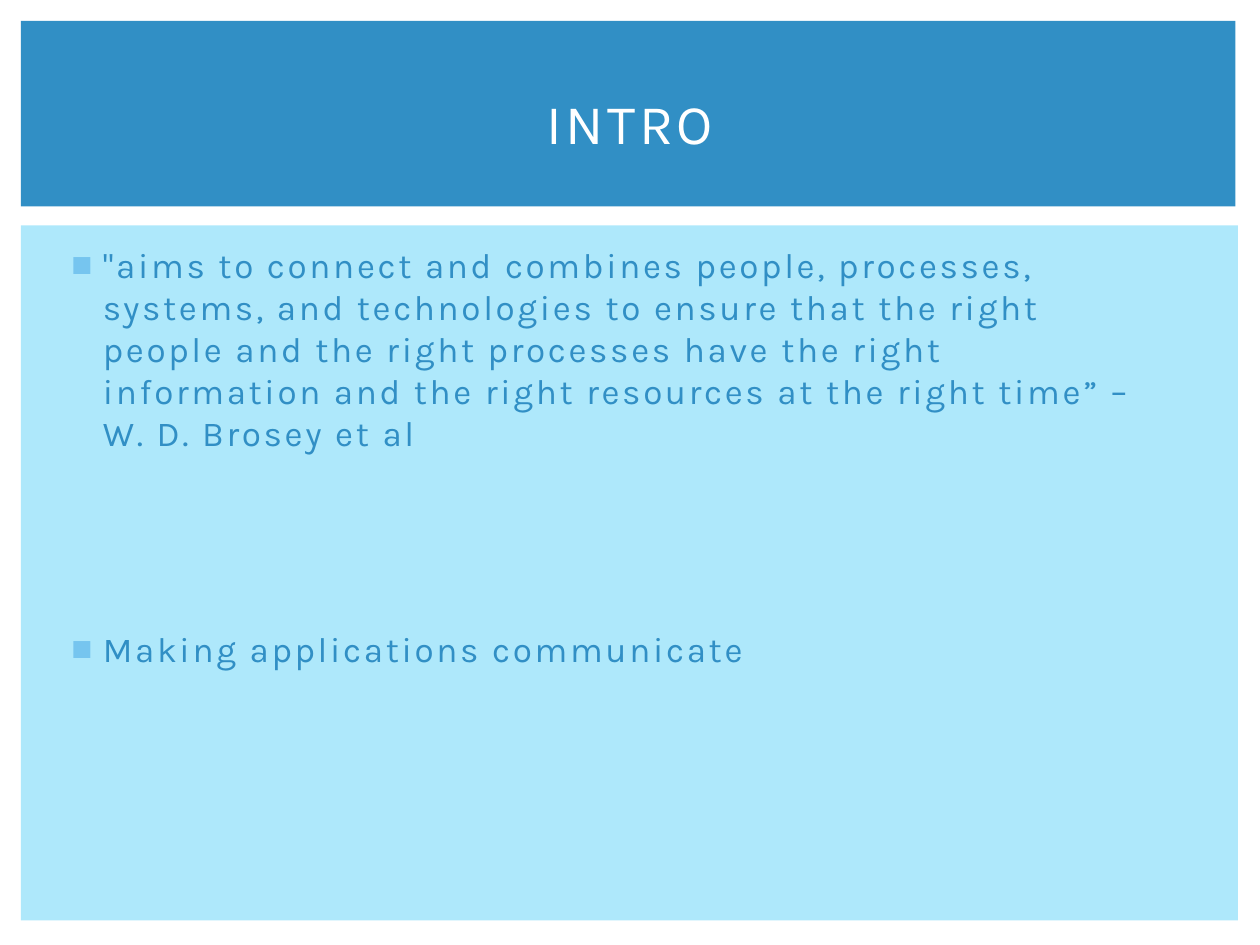
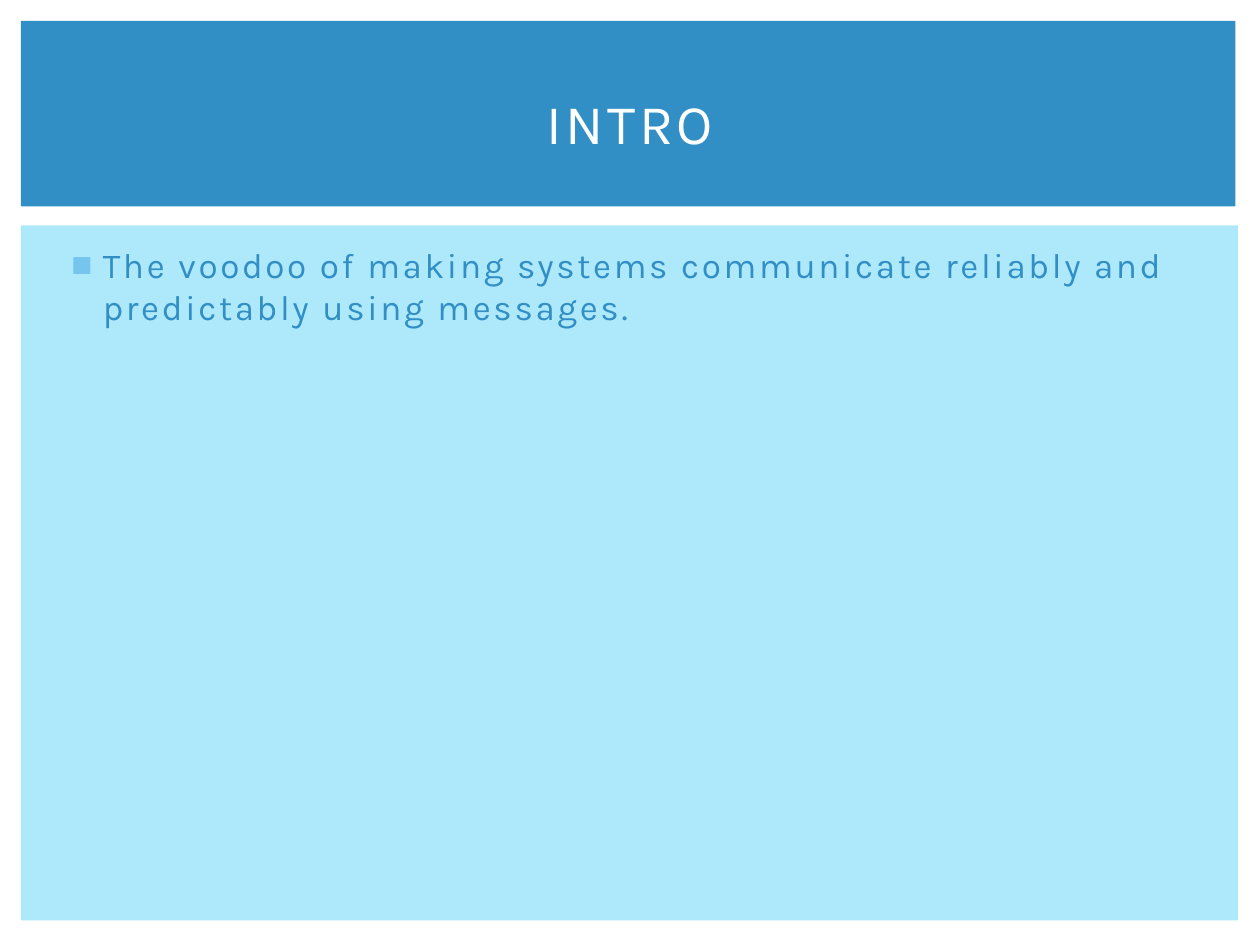
Before and after one commit to clumsyjedi/euroclojure2013, a slide deck: slide 2 of SLIDES.pptx. Drawn at 1260x945 pixels with LibreOffice and Linux fonts; fonts in the diff are those of the drawing. Boxes give left, top, right and bottom in pixels: in the first picture for what was removed or moved away, otherwise in the second. Text is boxed around its words. In the diff, an @@ line names an element or a change of style, - is before the commit and + after.

Commit message:
draft slides

```diff
--- a/SLIDES.pptx
+++ b/SLIDES.pptx
@@ text at bbox=[103, 254, 1160, 329]: text changed @@
-■ "aims to connect and combines people, processes, systems, and technologies to ensure that the right people and the right processes have the right information and the right resources at the right time” – W. D. Brosey et al
+■ The voodoo of making systems communicate reliably and predictably using messages.
@@ text removed at bbox=[103, 638, 742, 671] @@
-■ Making applications communicate
```
Also in this commit, not shown: 27 slides added, 7 slides removed.
